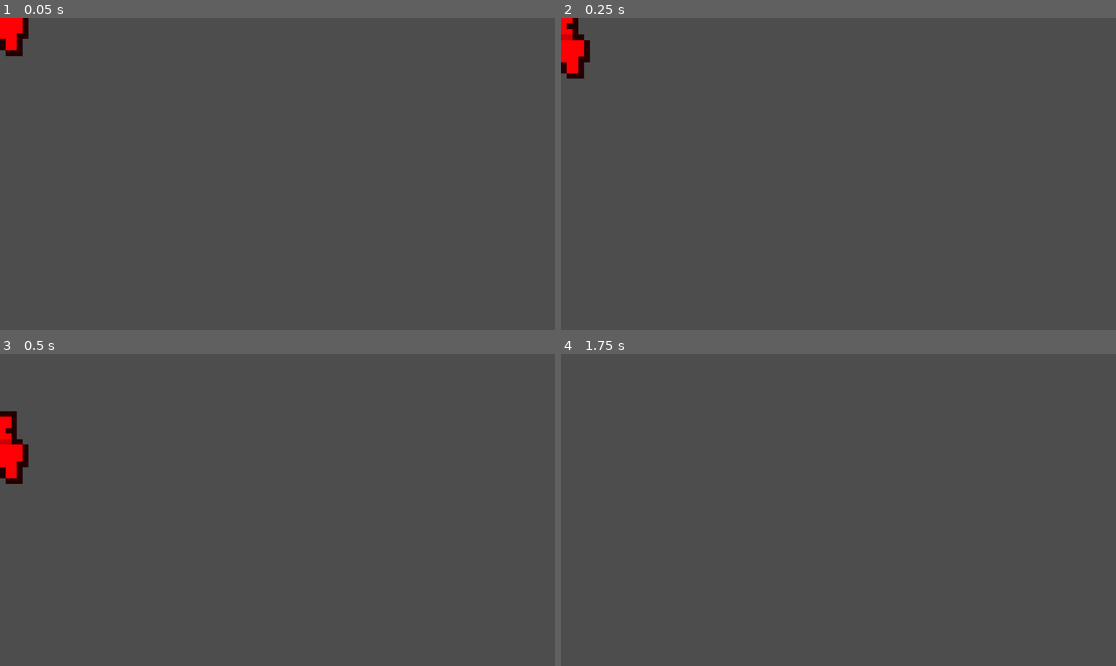
Above: before the commit, frames 1-4 (two rows, left to right).
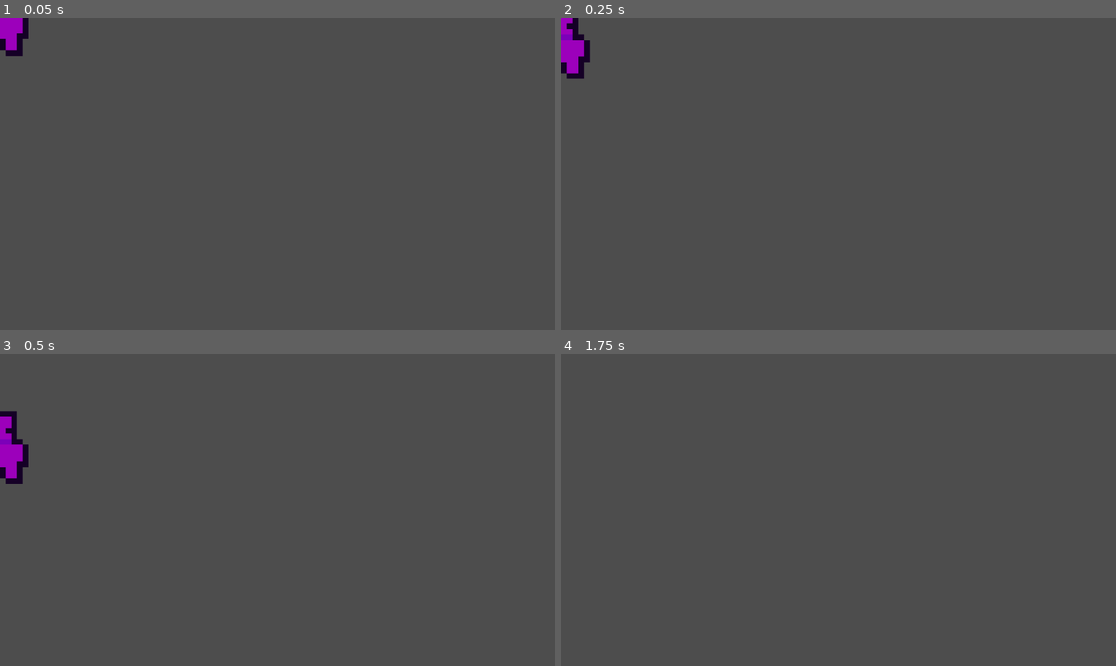
Above: after the commit, the same moments.

Repository: ZevDev54/test-for-gmtk
Game: Godot game, scene res://enemy.tscn
Same seed, same stepped clock (60 frames per second), same inputs: the game is played once before the commit and once after it. This scene is started directly instead of the project's main scene.
Inputs:
- Up to frame 1 (0.05 s): no input
- Up to frame 2 (0.25 s): no input
- Up to frame 3 (0.5 s): no input
- Up to frame 4 (1.75 s): tap Enter (ui_accept) at 0.5, 0.77, 1.25, 1.52 s; hold Right (ui_right) from 0.53 s (still down)

The runs differ from the first frame. In frame 1, 0.5% of the frame differs, in the area x 0-6%, y 0-13%; in frame 2, 0.8%; in frame 3, 0.9%, in the area x 0-6%, y 18-42%; in frame 4, nothing differs.

Commit message:
change enemy to purple color

Diff:
--- a/enemy.tscn
+++ b/enemy.tscn
@@ -295,7 +295,7 @@
 position = Vector2(0, -76)
 
 [node name="PlayerSprite" type="Sprite2D" parent="CenterScaler/ScaleFromFeet/FeetPositionRegulator"]
-modulate = Color(1, 0, 0.0166664, 1)
+modulate = Color(0.611765, 0, 0.733333, 1)
 texture_filter = 1
 scale = Vector2(11.7003, 11.7003)
 texture = ExtResource("2_qi2p4")
Not shown: 1 places in enemy.tscn that only renumber resources
